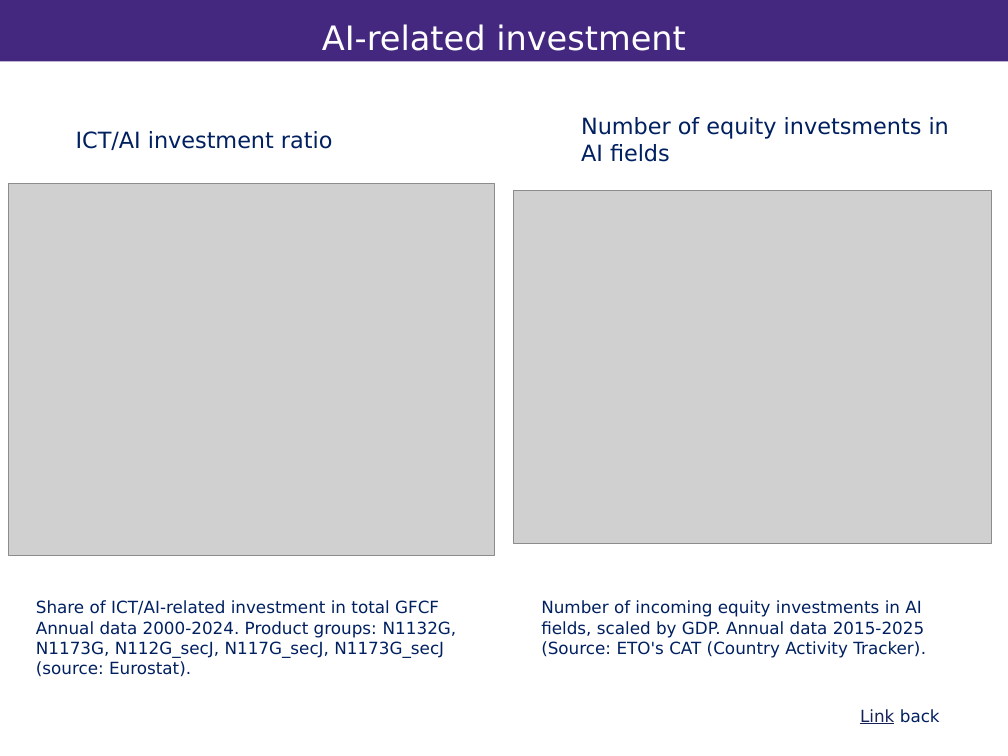
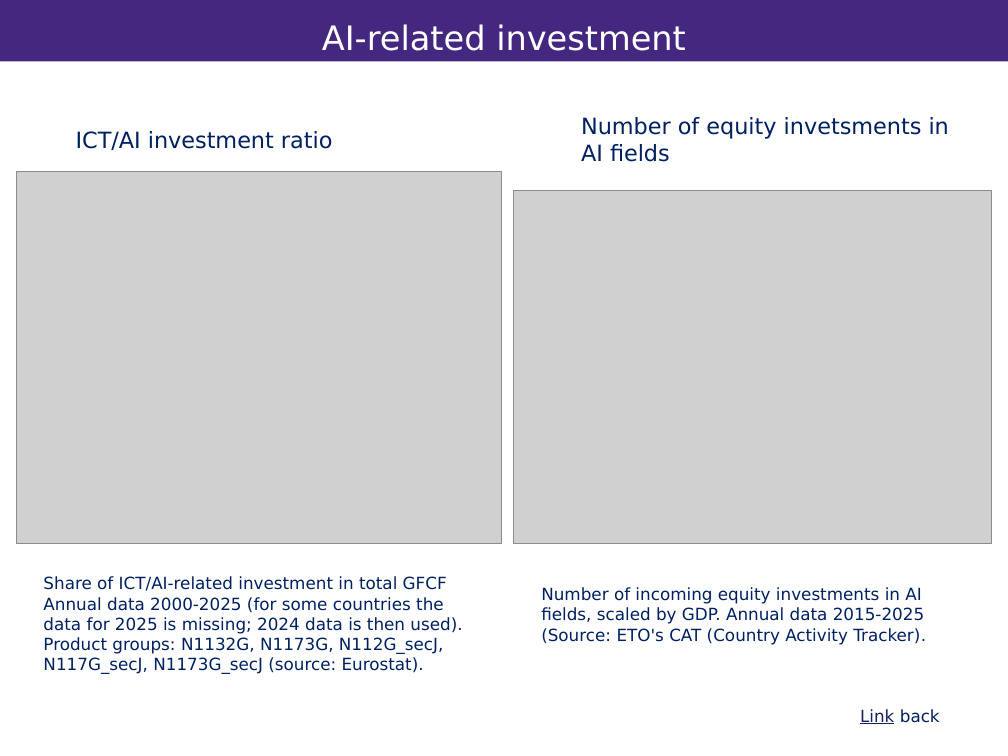
Before and after one commit to vandenEnd/scripts, a slide deck: slide 13 of Resilience.pptx. Drawn at 1008x756 pixels with LibreOffice and Linux fonts; fonts in the diff are those of the drawing; grey boxes stand for pictures; background and template pictures are left out. Boxes give left, top, right and bottom in pixels: in the first picture for what was removed or moved away, otherwise in the second. Text is boxed around its words. In the diff, an @@ line names an element or a change of style, - is before the commit and + after.

```diff
--- a/Resilience.pptx
+++ b/Resilience.pptx
@@ picture: place and size @@
-picture at [8, 183, 494, 555]
+picture at [16, 171, 502, 543]
@@ text "Share of ICT/AI-related investment in ...": place and size @@
-text "Share of ICT/AI-related investment in ..." at [36, 600, 457, 677]
+text "Share of ICT/AI-related investment in ..." at [43, 576, 462, 674]
@@ text at [43, 597, 462, 674]: text changed @@
-Annual data 2000-2024. Product groups: N1132G,
-N1173G, N112G_secJ, N117G_secJ, N1173G_secJ (source: Eurostat).
+Annual data 2000-2025 (for some countries the data for 2025 is missing; 2024 data is then used). Product groups: N1132G, N1173G, N112G_secJ, N117G_secJ, N1173G_secJ (source: Eurostat).
@@ text "Number of incoming equity investments ...": place and size @@
-text "Number of incoming equity investments ..." at [541, 600, 926, 658]
+text "Number of incoming equity investments ..." at [541, 587, 926, 645]
```
Also in this commit, not shown: 5 other slides changed.
